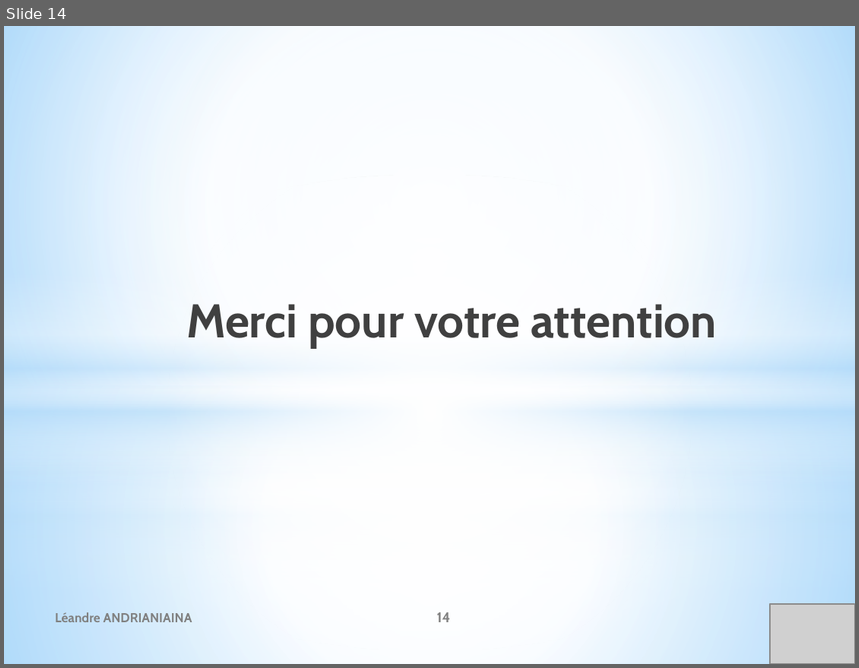
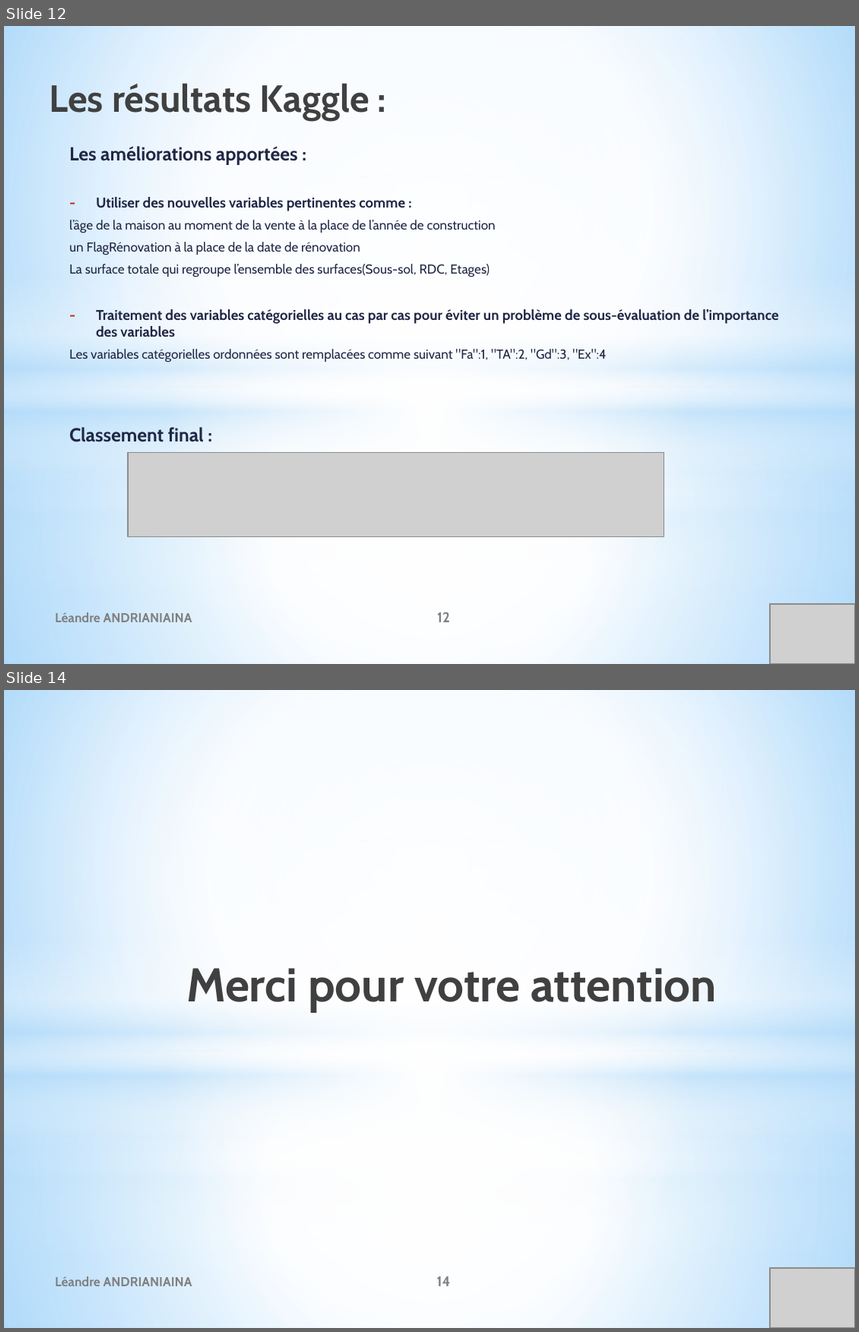
Before and after one commit to leandre12/houseprice, a slide deck: documents/P8_Presentationprojet.pptx. Shown one above the other, each under a label of ours: slide 14 before the commit, slides 12 and 14 after it; the slides between them are not shown. The pictures are 859x668 and 859x1332 pixels, drawn with LibreOffice and Linux fonts; fonts in the diff are those of the drawing; grey boxes stand for pictures. Boxes give left, top, right and bottom in pixels: in the first picture for what was removed or moved away, otherwise in the second. Text is boxed around its words. In the diff, an @@ line names an element or a change of style, - is before the commit and + after.

Commit message:
version finale du P8

```diff
--- a/documents/P8_Presentationprojet.pptx
+++ b/documents/P8_Presentationprojet.pptx
@@ slide 12 added at <box>4,26,855,664</box>, background gradient #9ED5FF to #FFFFFF to #5BB9FF; not listed: 8 template elements that a slide beside it also shows @@
@@ title added at <box>50,83,370,119</box>, 32 pt, text gradient #000000 to #404040 to #212745, bold @@
+Les résultats Kaggle :
@@ text added at <box>69,146,778,442</box>, 11 pt, text #212745 @@
+Les améliorations apportées :
+– Utiliser des nouvelles variables pertinentes comme :
+l’âge de la maison au moment de la vente à la place de l’année de construction
+un FlagRénovation à la place de la date de rénovation
+La surface totale qui regroupe l’ensemble des surfaces(Sous-sol, RDC, Etages)
+– Traitement des variables catégorielles au cas par cas pour éviter un problème de sous-évaluation de l’importance des variables
+Les variables catégorielles ordonnées sont remplacées comme suivant "Fa":1, "TA":2, "Gd":3, "Ex":4
+Classement final :
@@ picture added at <box>129,452,664,537</box> @@
@@ text added at <box>55,613,192,623</box>, 11 pt, text #808080, bold @@
+Léandre ANDRIANIAINA
@@ page number added at <box>437,613,450,623</box>, 12 pt, text #808080, bold @@
+12
@@ picture added at <box>770,604,855,664</box> @@
```
Also in this commit, not shown: 7 slides changed, 5 other slides added, 6 slides removed, 9 other files.
